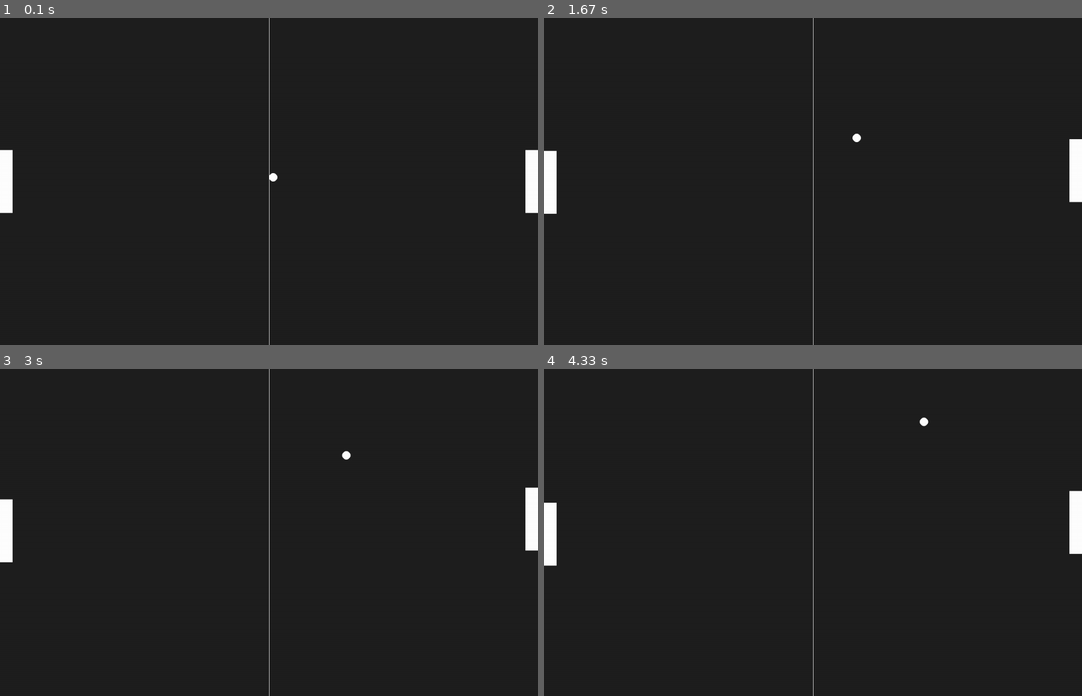
Above: before the commit, frames 1-4 (two rows, left to right).
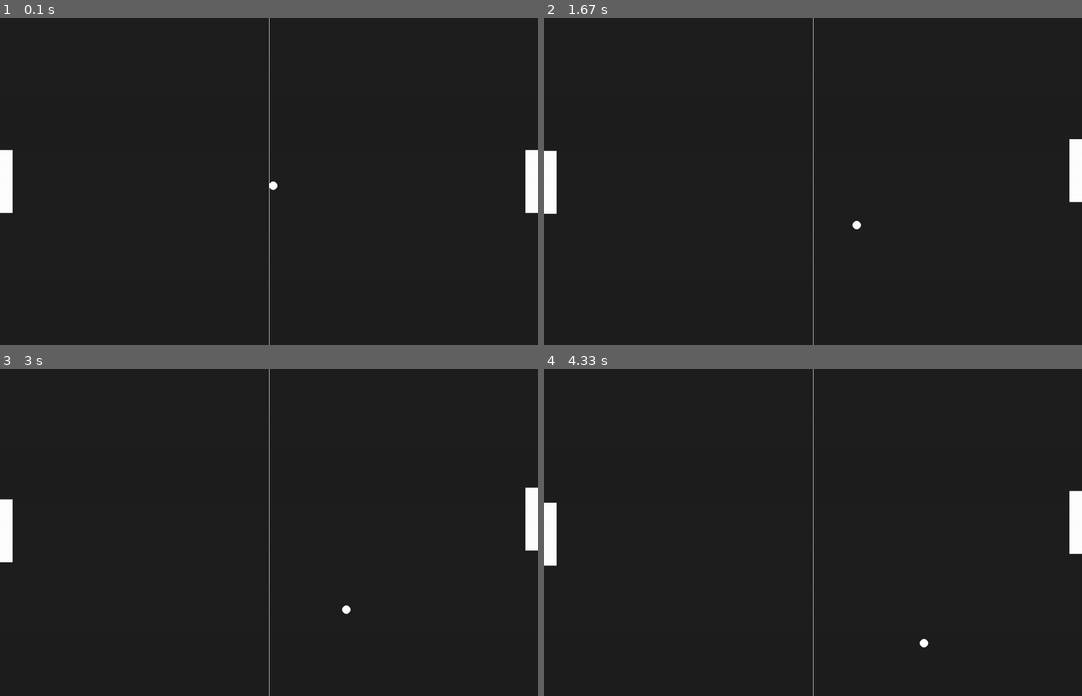
Above: after the commit, the same moments.

Repository: sshiple/Pong-Project
Game: pygame game, started from pong.py
Two runs of this game, one before a commit and one after it. Both use one fixed random seed, a clock stepped at 60 frames per second and the inputs below.
Inputs:
- Up to frame 1 (0.1 s): no input
- Up to frame 2 (1.67 s): hold Up 0.33-0.8 s; hold Down 0.83-1.13 s; hold S 0.83-1.13 s; hold Up 1.17-1.53 s; hold W 1.17-1.53 s; hold Down from 1.57 s (still down); hold S from 1.57 s (still down)
- Up to frame 3 (3 s): release Down at 1.93 s; release S at 1.93 s; hold Up 1.97-2.27 s; hold W 1.97-2.27 s; hold Down 2.3-2.6 s; hold S 2.3-2.6 s; hold Up from 2.63 s (still down); hold W from 2.63 s (still down)
- Up to frame 4 (4.33 s): release Up at 3 s; release W at 3 s; hold Down 3.03-3.4 s; hold S 3.03-3.4 s; hold Up 3.43-3.73 s; hold W 3.43-3.73 s; hold Down 3.77-4.07 s; hold S 3.77-4.07 s; hold Up from 4.1 s (still down); hold W from 4.1 s (still down)

The runs differ from the first frame. In frame 1, less than 0.1% of the frame differs, in the area x 50-52%, y 47-53%; in frame 2, less than 0.1%; in frame 3, less than 0.1%; in frame 4, less than 0.1%, in the area x 69-72%, y 14-86%.

Commit message:
Add files via upload
The ball now spawns, has random spawning points, and goes in more random directions when it spawns.

Diff:
--- a/pong.py
+++ b/pong.py
@@ -1,4 +1,4 @@
-import pygame, sys # imports the required libraries
+import pygame, sys, random # imports the required libraries
 
 #what the game should have
     #game loop
@@ -18,7 +18,7 @@
 
 # this is the creation of the screen that the game is
 
-screenSize = screenHeight, screenWidth = 1280, 780
+screenSize = screenWidth, screenHeight = 1280, 780
 surface = pygame.display.set_mode(screenSize)
 pygame.display.set_caption("Pong")
 
@@ -30,7 +30,7 @@
 
 rectColor = wht_color #sets the rectangle color
 rectSize = rectWidth, rectHeight = 30, 150 # sets size of the square to 100x100
-rectPos = rectX, rectY = 0, (screenWidth / 2) - 75 #sets the position of the square within the
+rectPos = rectX, rectY = 0, (screenHeight / 2) - 75 #sets the position of the square within the
 # display
 
 rectSpeed = 1
@@ -41,33 +41,36 @@
 
 # HANDLE 2 CREATION = = = = = = = = = = = = = = = = = = = =
 
-rect_twoPos = rect_twoX, rect_twoY = 1280, (screenWidth / 2) - 75
+rect_twoPos = rect_twoX, rect_twoY = 1280, (screenHeight / 2) - 75
 player_two = pygame.Rect(rect_twoX, rect_twoY, rectWidth, rectHeight)
 
 
-#Top and Bottom Borders
-borderTop = pygame.Rect(0, 0, screenHeight, 1)                 #Starts at the origin and stretches to the right side
-borderBottom = pygame.Rect(0, screenWidth-1, screenHeight, 1)  #Starts 1 pixel away from the bottom and stretches to the right side
+#The Areas of the Game
+borderTop = pygame.Rect(0, 0, screenWidth, 1)                 #Starts at the origin and stretches to the right side
+borderBottom = pygame.Rect(0, screenHeight-1, screenWidth, 1) #Starts 1 pixel away from the bottom and stretches to the right side
+board = pygame.Rect(0, 0, screenWidth, screenHeight)
 
 
 # CREATION OF THE BALL
 ballSize = ballHeight, ballWidth = 20, 20
-ballPos = ballX, ballY = (screenHeight / 2) -10 , (screenWidth / 2) - 10
+ballPos = ballX, ballY = (screenWidth/2) - 10, (screenHeight/2) - 10
 ball = pygame.Rect(ballX, ballY, ballWidth, ballHeight)
-ballSpeedX = 1
-ballSpeedY = -1
+ballSpeedX = random.choice([-1, 1])
+ballSpeedY = random.choice([-1, 1])
+breakTime = 0;
+#clock = pygame.time.Clock()
 
-#clock = pygame.time.Clock()
 
 def move_ball(ball):
     #These have to be declared global. Otherwise, they'd be local, since they're in a function.
-    global ballSpeedX, ballSpeedY
+    global ballSpeedX, ballSpeedY, breakTime
 
     #This is to get a near constant framerate (might need this later)
     #dt = clock.tick(30)
     #ball.move_ip(ballSpeedX*dt, 0)
     #print(clock.get_fps())
 
+    #How the ball bounces
     if ball.colliderect(player) or ball.colliderect(player_two):
         ballSpeedX *= -1
         ball.move_ip(ballSpeedX, ballSpeedY) #move_ip needs to be here too since the ball would be stuck otherwise
@@ -76,6 +79,14 @@
         ball.move_ip(ballSpeedX, ballSpeedY) #move_ip needs to be here too since the ball would be stuck otherwise
     else:
         ball.move_ip(ballSpeedX, ballSpeedY) #The default state
+
+    #How the ball respawns
+    if not board.contains(ball):
+        breakTime += 1 #Using pygame.time.wait or pygame.time.delay instead would not show the ball leaving the board.
+        if breakTime == 300:
+            ball.update(ballX, random.randrange(0, screenHeight, 1), ballWidth, ballHeight) #The y-value will be random along the line.
+            ballSpeedY = random.choice([-1, 1]) #For ballSpeedX, the ball will always go to the player who didn't score.
+            breakTime = 0
 
 
 # MOVEMENT FOR PLAYER ONE
@@ -104,7 +115,7 @@
             pygame.quit()
             sys.exit()
 
-    #rectList = [ball, player, player_two]
+    #rectList = [ball, player, player_two, board]
 
     surface.fill(bg_color)
 
@@ -118,8 +129,7 @@
     pygame.draw.ellipse(surface, wht_color, ball)
     pygame.draw.rect(surface, rectColor, player)
     pygame.draw.rect(surface, rectColor, player_two)
-
-    pygame.draw.aaline(surface, wht_color, (screenHeight / 2, 0), (screenHeight / 2, screenWidth))
+    pygame.draw.aaline(surface, wht_color, (screenWidth / 2, 0), (screenWidth / 2, screenHeight))
 
     # pygame.draw.rect(surface, rectColor, gameRect_2)
 
